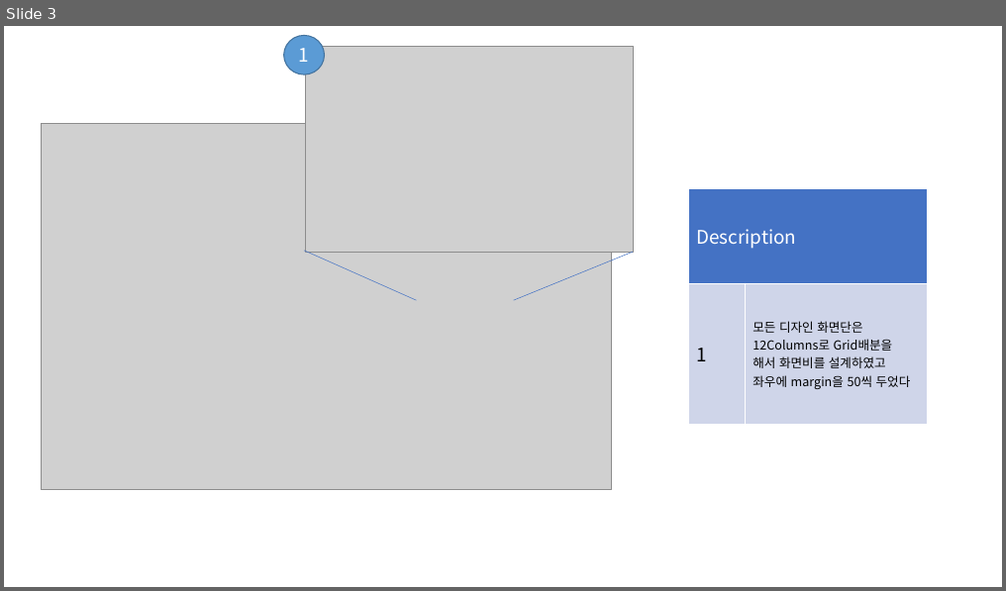
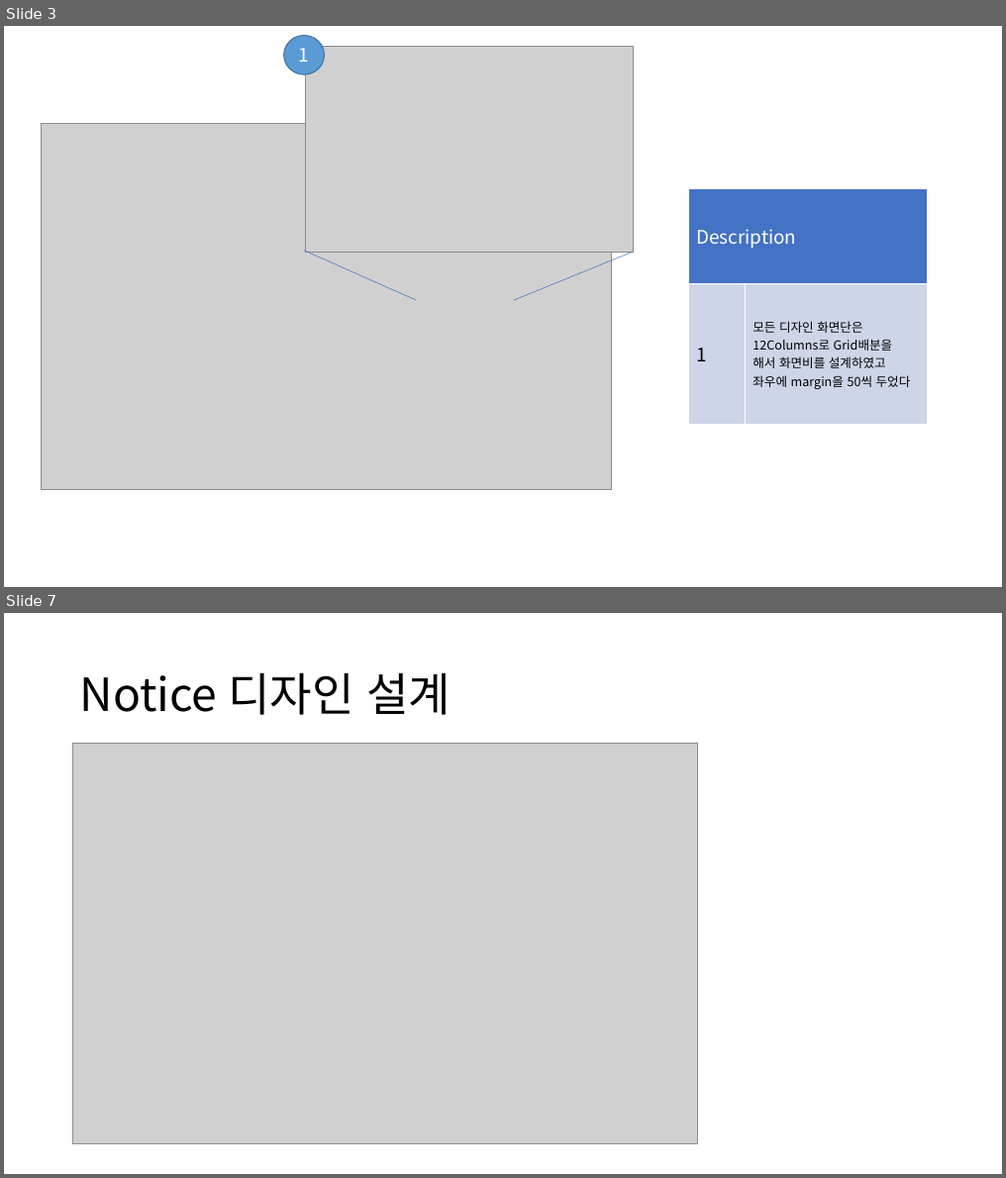
Before and after one commit to EastZero123/Work, a slide deck: ~2022-10-31 1인프로젝트/설계서/디자인 계획서_MVP-최동영.pptx. Shown one above the other, each under a label of ours: slide 3 before the commit, slides 3 and 7 after it; the slides between them are not shown. The pictures are 1006x591 and 1006x1178 pixels, drawn with LibreOffice and Linux fonts; fonts in the diff are those of the drawing; grey boxes stand for pictures. Boxes give left, top, right and bottom in pixels: in the first picture for what was removed or moved away, otherwise in the second. Text is boxed around its words. In the diff, an @@ line names an element or a change of style, - is before the commit and + after.

```diff
--- a/~2022-10-31 1인프로젝트/설계서/디자인 계획서_MVP-최동영.pptx
+++ b/~2022-10-31 1인프로젝트/설계서/디자인 계획서_MVP-최동영.pptx
@@ slide 7 added at (4, 613, 1002, 1174), background #FFFFFF @@
@@ title added at (80, 672, 450, 715), 44 pt, text #000000 @@
+Notice 디자인 설계
@@ picture added at (73, 744, 697, 1145) @@
```
Also in this commit, not shown: 5 other slides added, 4 other files.
